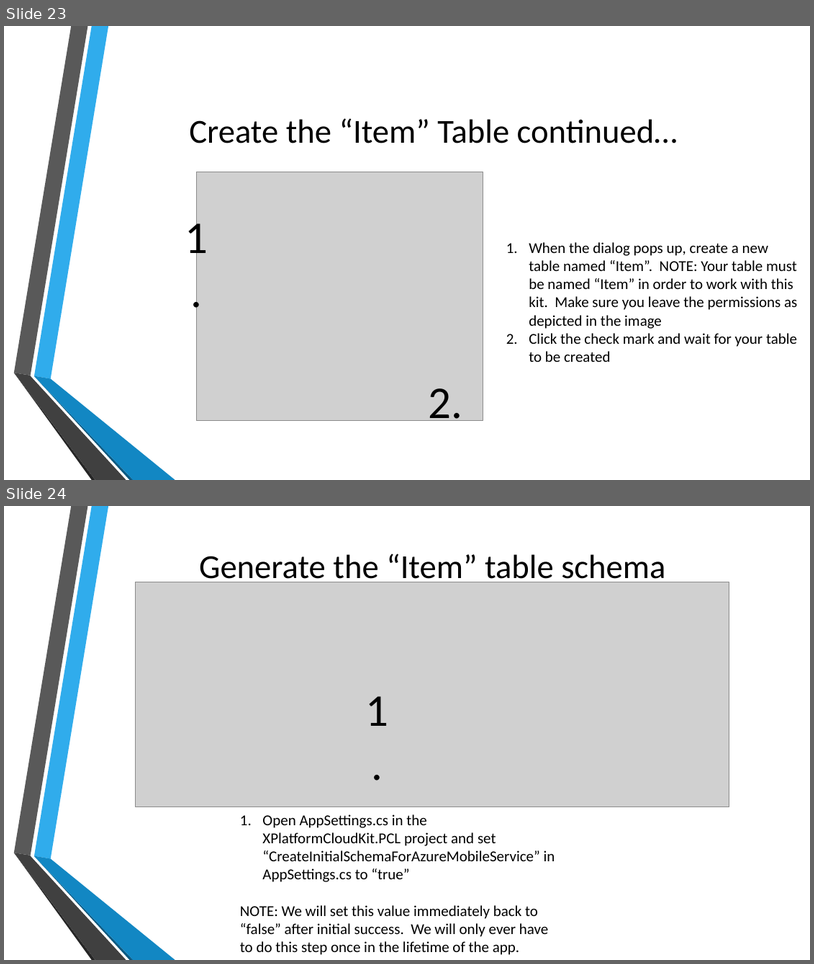
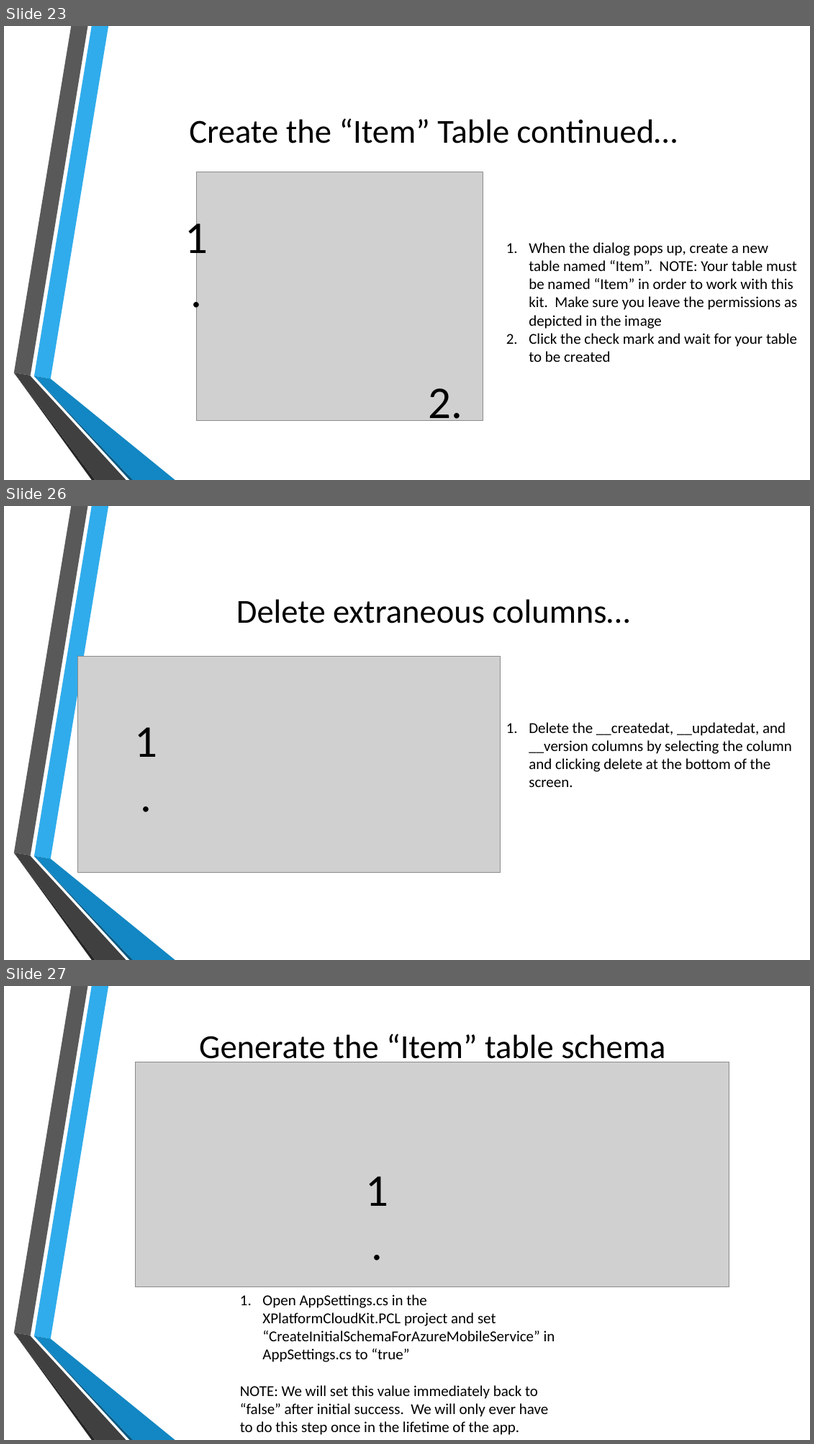
Before and after one commit to toolboc/XPlatformCloudKit, a slide deck: XPlatformCloudkit.pptx. Shown one above the other, each under a label of ours: slides 23 and 24 before the commit, slides 23, 26 and 27 after it; the slides between them are not shown. The pictures are 814x964 and 814x1444 pixels, drawn with LibreOffice and Linux fonts; fonts in the diff are those of the drawing; grey boxes stand for pictures; background and template pictures are left out. Boxes give left, top, right and bottom in pixels: in the first picture for what was removed or moved away, otherwise in the second. Text is boxed around its words. In the diff, an @@ line names an element or a change of style, - is before the commit and + after.

Commit message:
Update pptx
Add Instructions on removing extraneous columns now added by default,
see:
http://blogs.msdn.com/b/carlosfigueira/archive/2013/11/23/new-tables-in-azure-mobile-services-string-id-system-properties-and-optimistic-concurrency.aspx

```diff
--- a/XPlatformCloudkit.pptx
+++ b/XPlatformCloudkit.pptx
@@ slide 26 added at bbox=[4, 506, 810, 960], background picture (left out); not listed: 6 template elements that a slide beside it also shows @@
@@ title added at bbox=[237, 599, 630, 623], 40 pt, text #000000 @@
+Delete extraneous columns…
@@ picture added at bbox=[78, 656, 501, 872] @@
@@ text added at bbox=[134, 727, 157, 757], 54 pt, text #000000 @@
+1.
@@ text added at bbox=[529, 722, 792, 787], 18 pt, text #000000 @@
+1. Delete the __createdat, __updatedat, and __version columns by selecting the column and clicking delete at the bottom of the screen.
@@ what was slide 24 is now slide 27 @@
```
Also in this commit, not shown: 2 other slides added.
